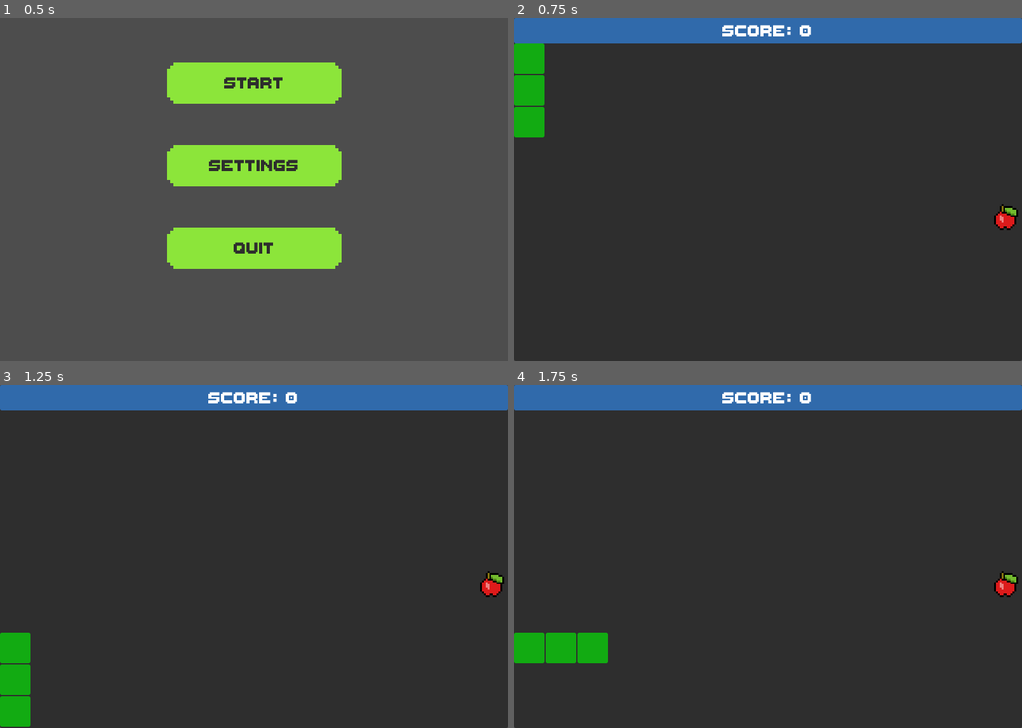
Above: before the commit, frames 1-4 (two rows, left to right).
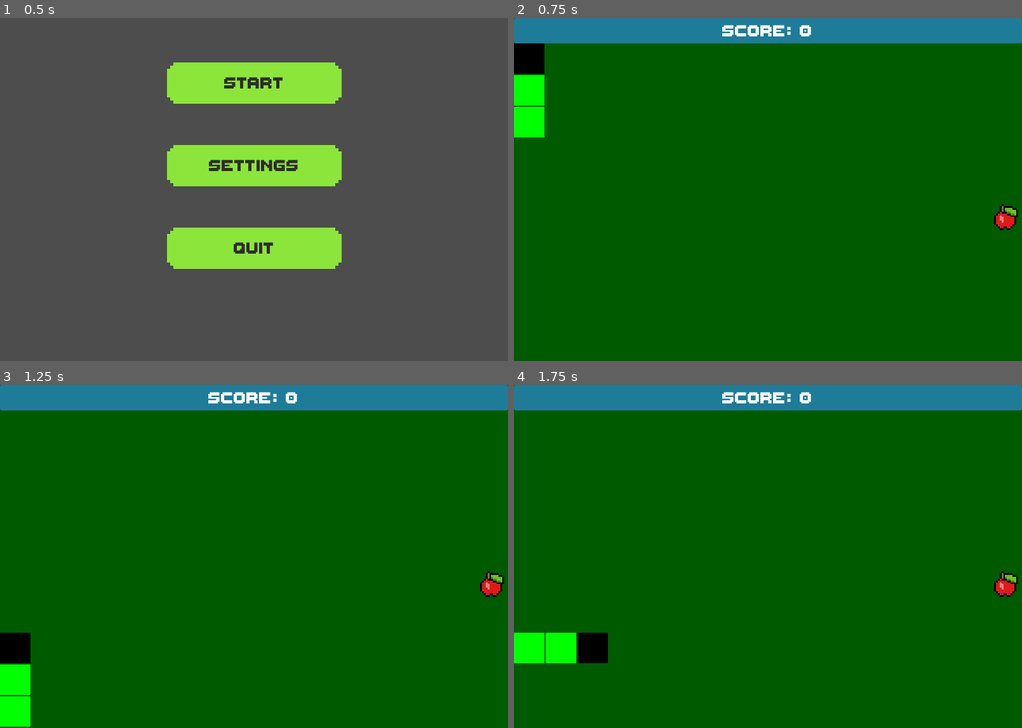
Above: after the commit, the same moments.

Repository: WyattHapper/MACS-Hackathon-2026
Game: Godot game, scene res://MainMenu/main_menu.tscn
Same seed, same stepped clock (60 frames per second), same inputs: the game is played once before the commit and once after it.
Inputs:
- Up to frame 1 (0.5 s): no input
- Up to frame 2 (0.75 s): click "Start" at 0.5 s
- Up to frame 3 (1.25 s): no input
- Up to frame 4 (1.75 s): hold D (move_right) from 1.28 s (still down)

Frame 1 is identical in both runs. In frame 2, 92% of the frame differs, in the area x 0-100%, y 0-100%; in frame 3, 92%; in frame 4, 92%.

Commit message:
Ugly colours

Diff:
--- a/hackathon-2026/Game/game.tscn
+++ b/hackathon-2026/Game/game.tscn
@@ -5,6 +5,9 @@
 [ext_resource type="PackedScene" uid="uid://sgh4qoygpaqc" path="res://Snake/snake_cell.tscn" id="2_7raqb"]
 [ext_resource type="PackedScene" uid="uid://fjvabs66t8xh" path="res://Apples/apple_regular.tscn" id="3_jcm6v"]
 [ext_resource type="Script" uid="uid://dmxkvwhtwa3cp" path="res://Snake/snake_script.gd" id="4_jcm6v"]
+
+[sub_resource type="StyleBoxFlat" id="StyleBoxFlat_64tlk"]
+bg_color = Color(0, 0.35686275, 0, 1)
 
 [node name="Game" type="Node2D" unique_id=872899055]
 script = ExtResource("1_bk3v5")
@@ -15,6 +18,7 @@
 [node name="Panel" type="Panel" parent="." unique_id=540144919]
 offset_right = 800.0
 offset_bottom = 540.0
+theme_override_styles/panel = SubResource("StyleBoxFlat_64tlk")
 
 [node name="UI" parent="." unique_id=96781642 instance=ExtResource("2_1r4le")]
 
--- a/hackathon-2026/Snake/snake_cell.tscn
+++ b/hackathon-2026/Snake/snake_cell.tscn
@@ -1,6 +1,9 @@
 [gd_scene format=3 uid="uid://sgh4qoygpaqc"]
 
 [ext_resource type="Script" uid="uid://dog0erham8idu" path="res://Snake/snake_area.gd" id="1_64tlk"]
+
+[sub_resource type="StyleBoxFlat" id="StyleBoxFlat_64tlk"]
+bg_color = Color(18.892157, 18.892157, 18.892157, 1)
 
 [sub_resource type="RectangleShape2D" id="RectangleShape2D_mygop"]
 size = Vector2(48, 48)
@@ -14,6 +17,7 @@
 [node name="Panel" type="Panel" parent="SnakeArea" unique_id=1107111646]
 offset_right = 48.0
 offset_bottom = 48.0
+theme_override_styles/panel = SubResource("StyleBoxFlat_64tlk")
 
 [node name="CollisionShape2D" type="CollisionShape2D" parent="SnakeArea" unique_id=1910471029]
 position = Vector2(24, 24)
--- a/hackathon-2026/Snake/snake_script.gd
+++ b/hackathon-2026/Snake/snake_script.gd
@@ -84,12 +84,14 @@
 	snake_cell.position = (pos * game.cell_size) + Vector2(0, game.top_ui_height)
 	add_child(snake_cell)
 
-	if snake_cells.size() > 1:
-		snake_cells[0].remove_from_group("snake_head")
+	if snake_cells.size() > 0:
+		snake_cells[0].get_node("SnakeArea").remove_from_group("snake_head")
+		snake_cells[0].get_node("SnakeArea").get_node("Panel").modulate = Color.GREEN
 
 	snake_cell.get_node("SnakeArea").add_to_group("snake_head")
 	snake_cell.get_node("SnakeArea").add_to_group("snake")
 	snake_cell.get_node("SnakeArea").snake_collide.connect(_on_snake_collide)
+	snake_cell.get_node("SnakeArea").get_node("Panel").modulate = Color.RED
 	snake_cells.push_front(snake_cell)
 
 func _on_snake_collide():
